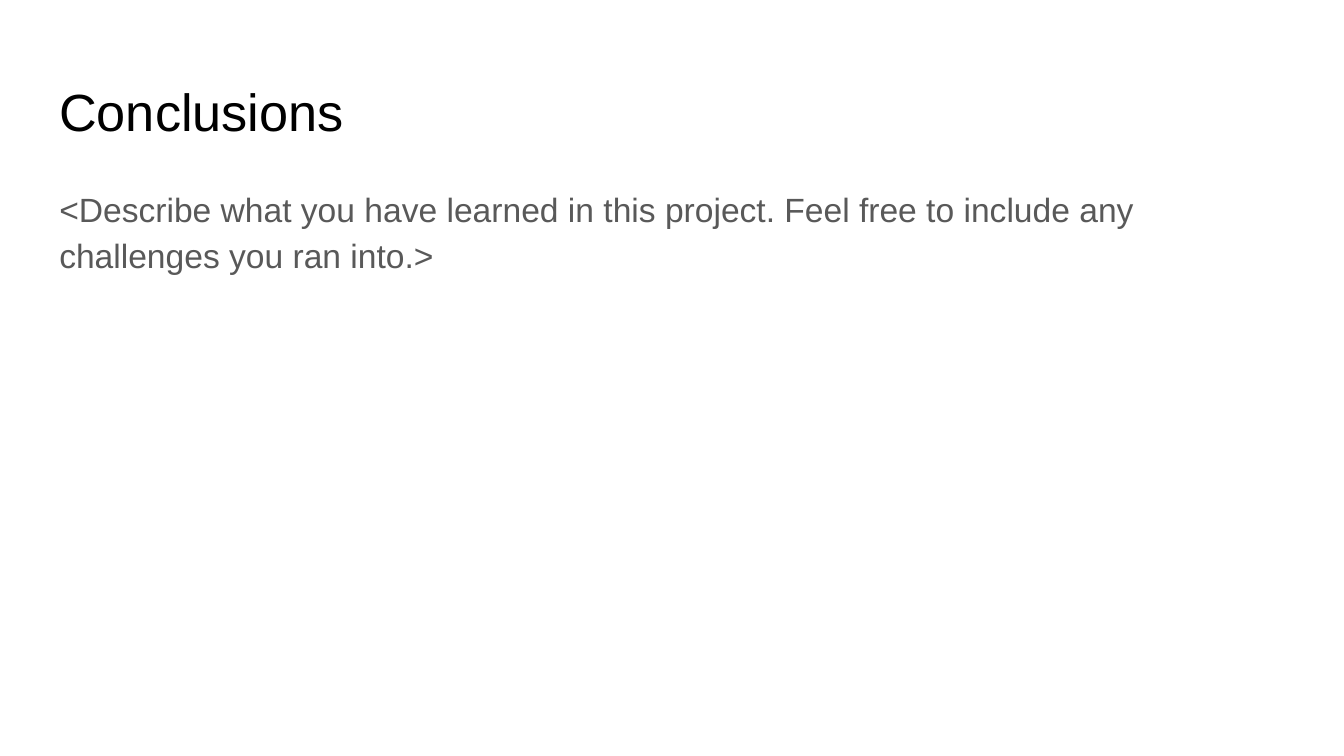
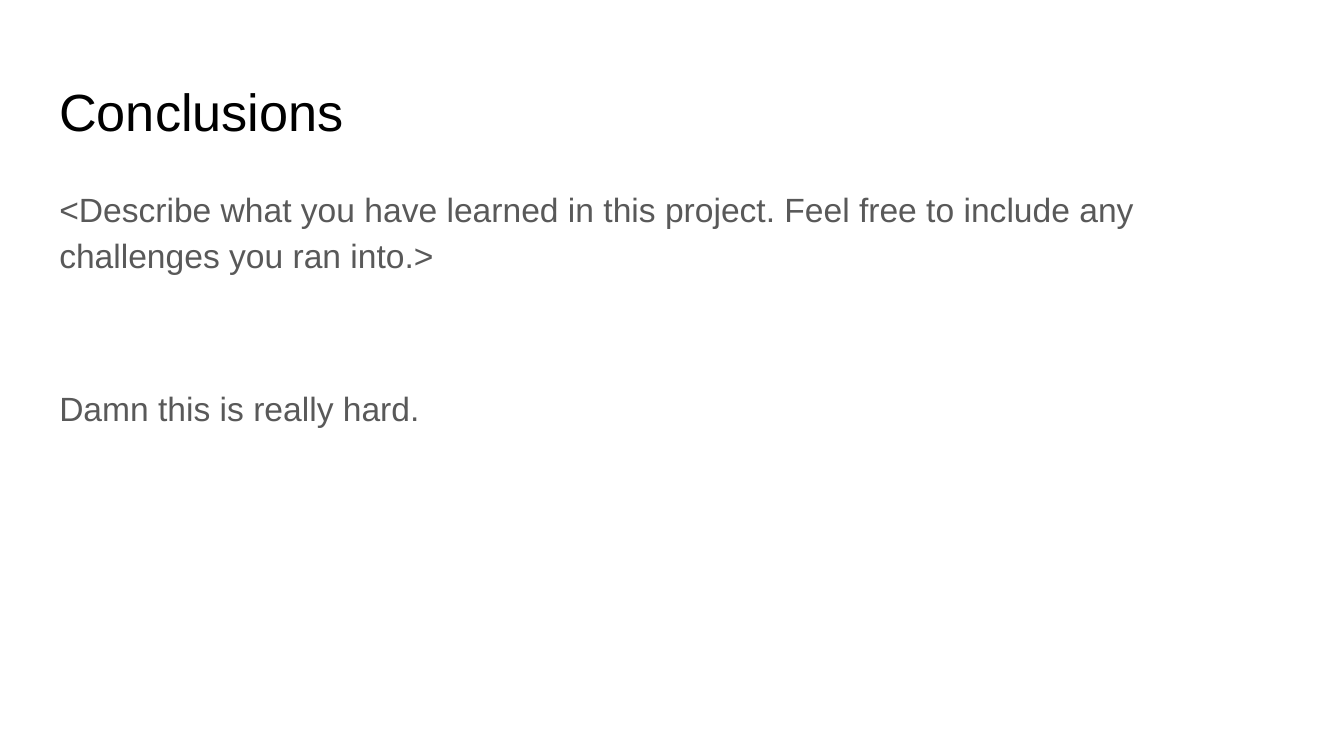
Before and after one commit to KokJianYu/CS4476-Gatech-, a slide deck: slide 11 of proj2_v2/report_template.pptx. Drawn at 1344x756 pixels with LibreOffice and Linux fonts; fonts in the diff are those of the drawing. Boxes give left, top, right and bottom in pixels: in the first picture for what was removed or moved away, otherwise in the second. Text is boxed around its words. In the diff, an @@ line names an element or a change of style, - is before the commit and + after.

```diff
--- a/proj2_v2/report_template.pptx
+++ b/proj2_v2/report_template.pptx
@@ text at bbox=[59, 396, 420, 427]: paragraph added @@
+Damn this is really hard.
```
Also in this commit, not shown: 9 other slides changed, 7 other files.
